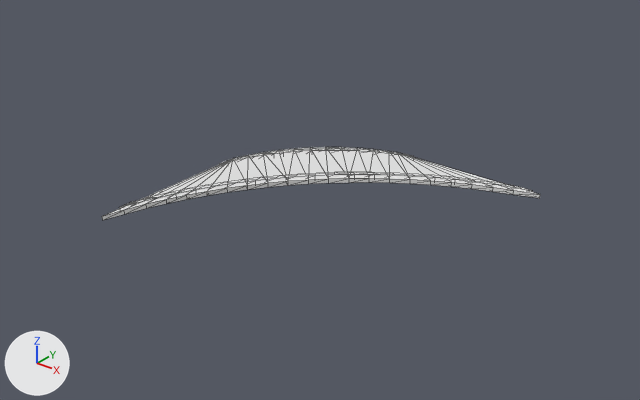
The FBX model Assets/Project/Graphics/3D/Models/MODULAR ROADS/SideRoad2.FBX as it was, and as the next commit left it.
Both versions are drawn from a camera (50 mm lens) standing at (29.4, -29.8, 17.8) and looking at (8.0, -2.9, 1.2). Arrows for +X, +Y and +Z are at lower left; the lights stay in place. Mesh edges are drawn as thin lines. Materials are left out; every surface is plain grey. Where no turn or scale is listed for an object, it has been applied to the vertices.

Names of what the first picture shows: 'SideRoad'.
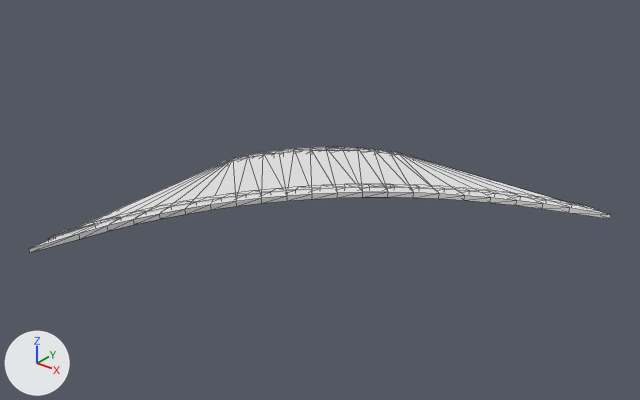
Boxes (x1, y1, x2, y2) around the edits, measured in the pictures (640 x 400 px):
'SideRoad', reshaped (33% wider, 45% taller): before (102, 147, 540, 220); after (29, 147, 611, 253)

Edits to the bpy script that builds the scene:
```text
Change me_sideroad_ncl1_1:
    used by ob_sideroad; location = (0.0, 0.0, 0.0)
    remove me_sideroad_ncl1_1.from_pydata(...)  # 238 vertices, 464 faces; spans x -0.03..14.12, y -8.36..5.86, z -0.22..0.07
    add me_sideroad_ncl1_1.from_pydata(...)  # 238 vertices, 464 faces; spans x -0.03..17.52, y -12.14..5.86, z -0.25..0.1
    me_sideroad_ncl1_1 part 1: 156 of 238 vertices moved; they spanned x -0.03..14.12, y -8.36..5.85, z -0.22..0.07 and now span x -0.03..17.52, y -12.14..5.85, z -0.25..0.1; mean shift (1.18, -1.48, 0.0); largest move (-0.03, -8.36, -0.2) -> (-0.03, -12.14, -0.2)
```
